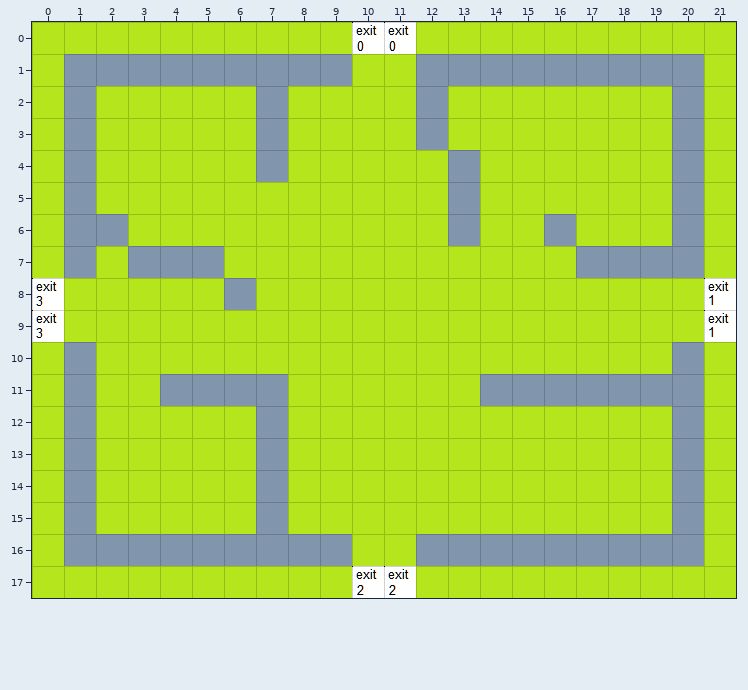
Tiled map: assets/rooms.tmx. The picture above was drawn from the file before the commit.
Cells are 32x32 px. Shown: x 0..21, y 0..17.
And afterwards:
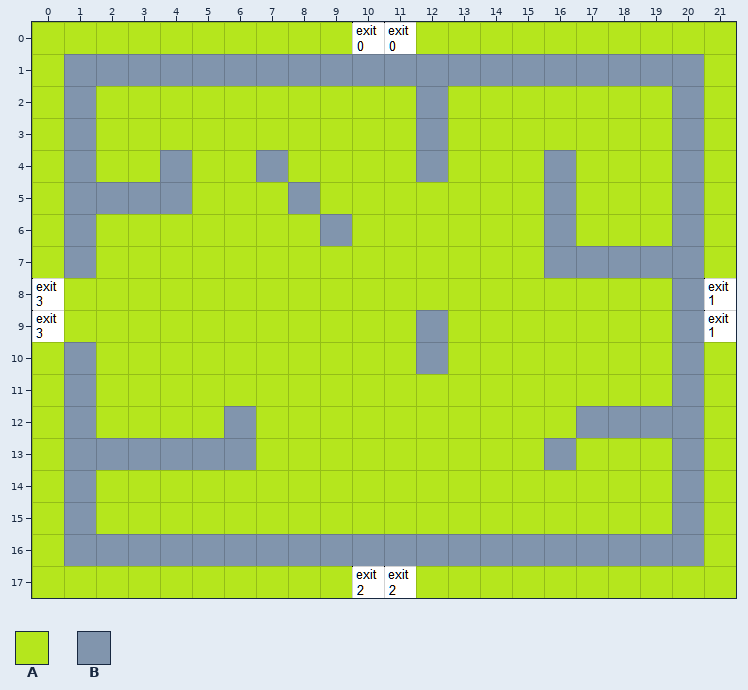
Key: from "else": A 0; from "wall": B 0.
_ is an empty cell.
The edit:
Layer "Tile Layer 1":
y 1: x 10..11 AA -> BB
y 2..3: x 7 B -> A
y 4: x 4 A -> B; x 12..13 AB -> BA; x 16 A -> B
y 5: x 2..4 AAA -> BBB; x 8 A -> B; x 13 B -> A; x 16 A -> B
y 6: x 2 B -> A; x 9 A -> B; x 13 B -> A
y 7: x 3..5 BBB -> AAA; x 16 A -> B
y 8: x 6 B -> A; x 20 A -> B
y 9: x 12 A -> B; x 20 A -> B
y 10: x 12 A -> B
y 11: x 4..7 BBBB -> AAAA; x 14..19 BBBBBB -> AAAAAA
y 12: x 6..7 AB -> BA; x 17..19 AAA -> BBB
y 13: x 2..7 AAAAAB -> BBBBBA; x 16 A -> B
y 14..15: x 7 B -> A
y 16: x 10..11 AA -> BB
